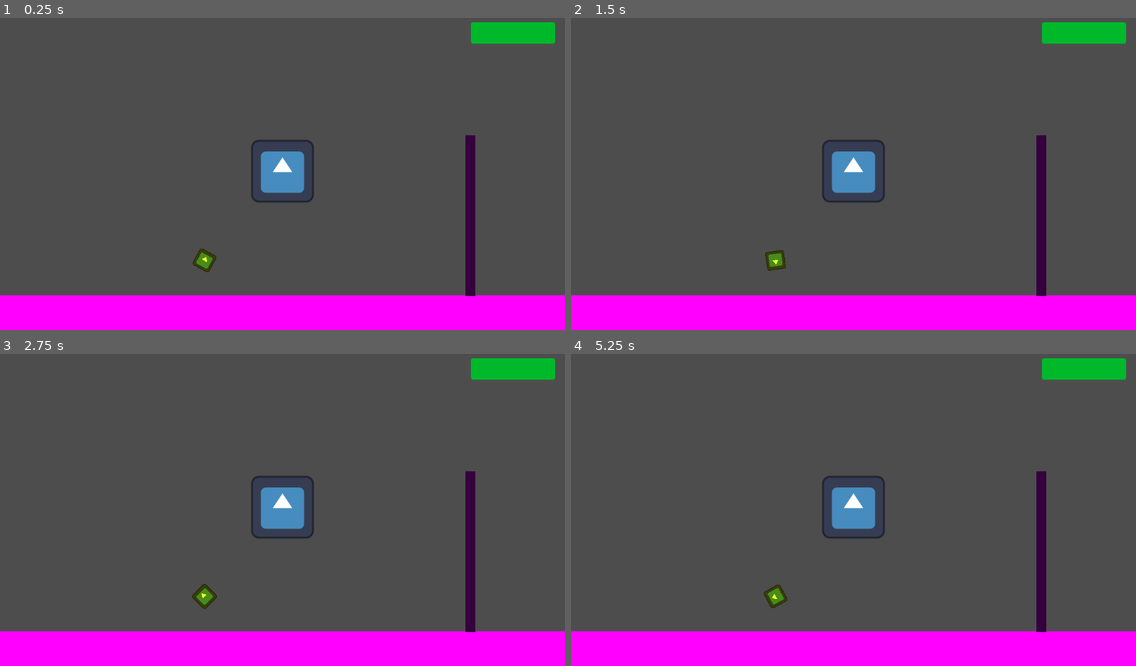
Above: before the commit, frames 1-4 (two rows, left to right).
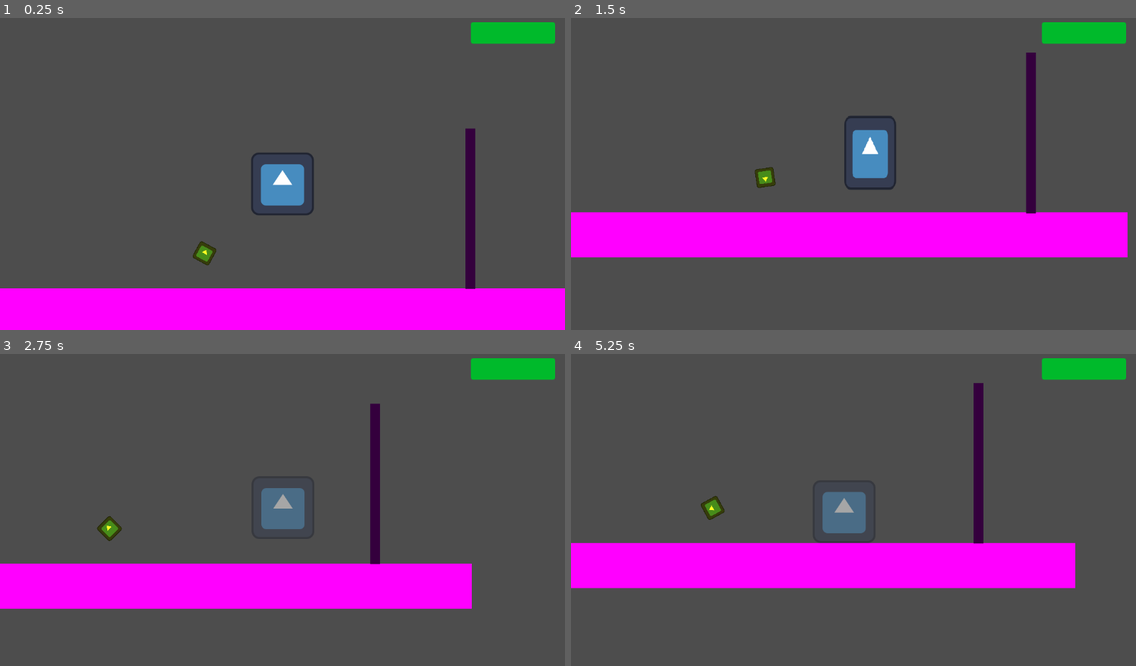
Above: after the commit, the same moments.

Repository: Vatsa889/glitched-platformer
Game: Godot game, scene res://level_1.tscn
Same seed, same stepped clock (60 frames per second), same inputs: the game is played once before the commit and once after it. This scene is started directly instead of the project's main scene. The engine's default icon, where the game draws it, is replaced by a stand-in: a white triangle on a blue panel in a dark square.
Inputs:
- Up to frame 1 (0.25 s): no input
- Up to frame 2 (1.5 s): hold Shift (glitch) 0.53-1.28 s; hold D (move_right) from 0.53 s (still down); tap Space (jump) at 0.77, 0.8, 1.07, 1.35 s
- Up to frame 3 (2.75 s): tap Space (jump) at 1.52, 1.82, 2.3 s; tap Shift (glitch) at 1.55 s; release D (move_right) at 2.03 s; hold A (move_left) from 2.03 s (still down); hold Shift (glitch) from 2.03 s (still down)
- Up to frame 4 (5.25 s): release A (move_left) at 2.78 s; release Shift (glitch) at 2.78 s; hold D (move_right) 2.78-4.28 s; tap Shift (glitch) at 2.85, 4.35 s; tap Space (jump) at 3.02, 3.32, 3.6, 3.77, 4.07, 4.52, 4.82 s; hold A (move_left) 4.28-5.03 s; hold D (move_right) from 5.03 s (still down); hold Shift (glitch) from 5.03 s (still down)

The runs differ from the first frame. In frame 1, 3.6% of the frame differs, in the area x 0-100%, y 35-90%; in frame 2, 29%, in the area x 0-100%, y 11-100%; in frame 3, 26%; in frame 4, 28%.
Error before the commit: Invalid assignment of property or key 'emitting' with value of type 'bool' on a base object of type 'null instance'. (res://player.gd:90)
Error after the commit: Invalid assignment of property or key 'emitting' with value of type 'bool' on a base object of type 'null instance'. (res://player.gd:82)

Commit message:
Update player.gd

Diff:
--- a/player.gd
+++ b/player.gd
@@ -9,7 +9,6 @@
 const JUMP_VELOCITY = -500.0
 const GRAVITY = 1200.0
 const WALL_SLIDE_SPEED = 200.0 # max fall speed when hugging a wall
-
 
 ## glitch settings
 var glitch_battery = 100.0       # starts at 100% charge
@@ -23,6 +22,11 @@
 @onready var sprite = $Sprite2D
 @onready var battery_bar = $CanvasLayer/ProgressBar
 @onready var particles = $GlitchParticles
+
+func _ready():
+	# adding player to group so gates can find me
+	add_to_group("player")
+
 func _physics_process(delta):
 	## movement input
 	# calculated so wall jumps can override it later
@@ -43,24 +47,26 @@
 	# jumping section
 	if Input.is_action_just_pressed("jump"):
 		if is_on_floor():
-			# Normal Floor Jump
+			# normal floor jump
 			velocity.y = JUMP_VELOCITY
 			perform_squash_stretch(0.6, 1.4)
 
 		elif is_on_wall() and is_touching_safe_wall():
 			# wall jump
-			velocity.y = JUMP_VELOCITY # jump Up
+			velocity.y = JUMP_VELOCITY # jump up
 			# kick away from the wall
 			velocity.x = get_wall_normal().x * SPEED
 			perform_squash_stretch(0.7, 1.3)
 
-	# glitch mechanic
+	## glitch mechanic
 	var trying_to_glitch = Input.is_action_pressed("glitch") and not is_overheated
-	 # Check if the state actually CHANGED this frame
+
+	# check if we just pressed or released the button
 	if trying_to_glitch != is_glitching_active:
 		is_glitching_active = trying_to_glitch
-		glitch_toggled.emit(is_glitching_active) #tells the gate to open
+		glitch_toggled.emit(is_glitching_active) # tells the gate to open/close
 
+		# toggle visuals and collision
 		if is_glitching_active:
 			set_collision_mask_value(3, false)
 			sprite.modulate.a = 0.5
@@ -69,12 +75,15 @@
 			sprite.modulate.a = 1.0
 			particles.emitting = false
 
-		# particle Logic
+	# handle the continuous drain or recharge
+	if is_glitching_active:
+		# particle logic
 		if velocity.length() > 10.0:
 			particles.emitting = true
 		else:
 			particles.emitting = false
 
+		# drain battery while active
 		glitch_battery -= DRAIN_RATE * delta
 
 		if glitch_battery < 10.0:
@@ -82,13 +91,10 @@
 
 		if glitch_battery <= 0:
 			glitch_battery = 0
-			is_overheated = true
+			is_overheated = true # this forces trying_to_glitch to false next frame
+
 	else:
 		# recharge mode
-		set_collision_mask_value(3, true)
-		sprite.modulate.a = 1.0
-		particles.emitting = false
-
 		if is_in_penalty:
 			glitch_battery += RECHARGE_SLOW * delta
 		else:
@@ -114,21 +120,21 @@
 		var stylebox = battery_bar.get_theme_stylebox("fill")
 
 		if is_overheated:
-			# red: Unusable/recharging from 0
+			# red: unusable/recharging from 0
 			stylebox.bg_color = Color.RED
 		elif glitch_battery < 10.0:
-			# yellow: low Battery
+			# yellow: low battery
 			stylebox.bg_color = Color.YELLOW
 		else:
 			# green: normal
 			stylebox.bg_color = Color(0.0, 0.73, 0.17)
 
 ## helper function
-# checks if the wall we are touching is on layer 2 (World)
+# checks if the wall we are touching is on layer 2 (world)
 func is_touching_safe_wall() -> bool:
 	for i in get_slide_collision_count():
 		var collision = get_slide_collision(i)
-		# if the collider is on Layer 2, it will be seen as safe
+		# if the collider is on layer 2, it will be seen as safe
 		if collision.get_collider().get_collision_layer_value(2):
 			return true
 	return false
